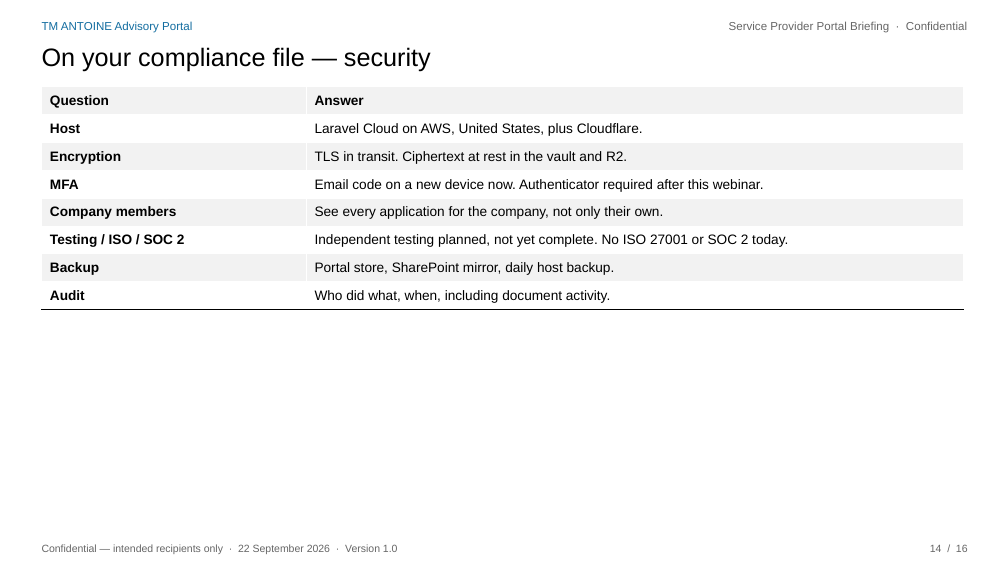
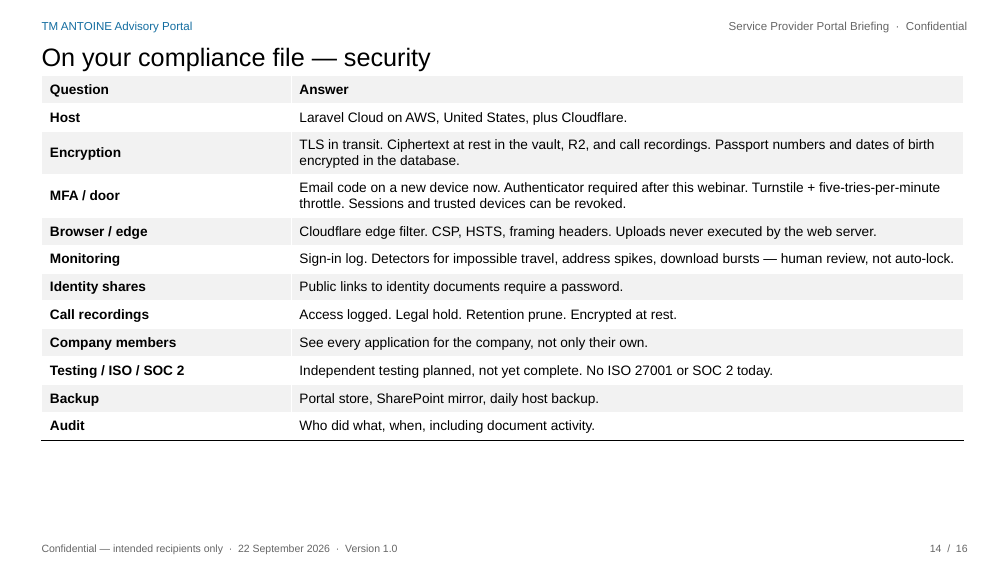
Before and after one commit to 4circlesinc/TMA-PORTAL, a slide deck: slide 14 of docs/TM-ANTOINE-Service-Provider-Webinar.pptx. Drawn at 1008x567 pixels with LibreOffice and Linux fonts; fonts in the diff are those of the drawing. Boxes give left, top, right and bottom in pixels: in the first picture for what was removed or moved away, otherwise in the second. Text is boxed around its words. In the diff, an @@ line names an element or a change of style, - is before the commit and + after.

```diff
--- a/docs/TM-ANTOINE-Service-Provider-Webinar.pptx
+++ b/docs/TM-ANTOINE-Service-Provider-Webinar.pptx
@@ table at box(42, 76, 964, 437) @@
-row 3: Encryption | TLS in transit. Ciphertext at rest in the vault and R2.
-row 4: MFA | Email code on a new device now. Authenticator required after this webinar.
+row 3: Encryption | TLS in transit. Ciphertext at rest in the vault, R2, and call recordings. Passport numbers and dates of birth encrypted in the database.
+row 4: MFA / door | Email code on a new device now. Authenticator required after this webinar. Turnstile + five-tries-per-minute throttle. Sessions and trusted devices can be revoked.
+row 5: Browser / edge | Cloudflare edge filter. CSP, HSTS, framing headers. Uploads never executed by the web server.
+row 6: Monitoring | Sign-in log. Detectors for impossible travel, address spikes, download bursts — human review, not auto-lock.
+row 7: Identity shares | Public links to identity documents require a password.
+row 8: Call recordings | Access logged. Legal hold. Retention prune. Encrypted at rest.
@@ table: place and size @@
-table at box(42, 87, 964, 307)
+table at box(42, 76, 964, 437)
```
Also in this commit, not shown: 1 other slide changed, 7 other files.
